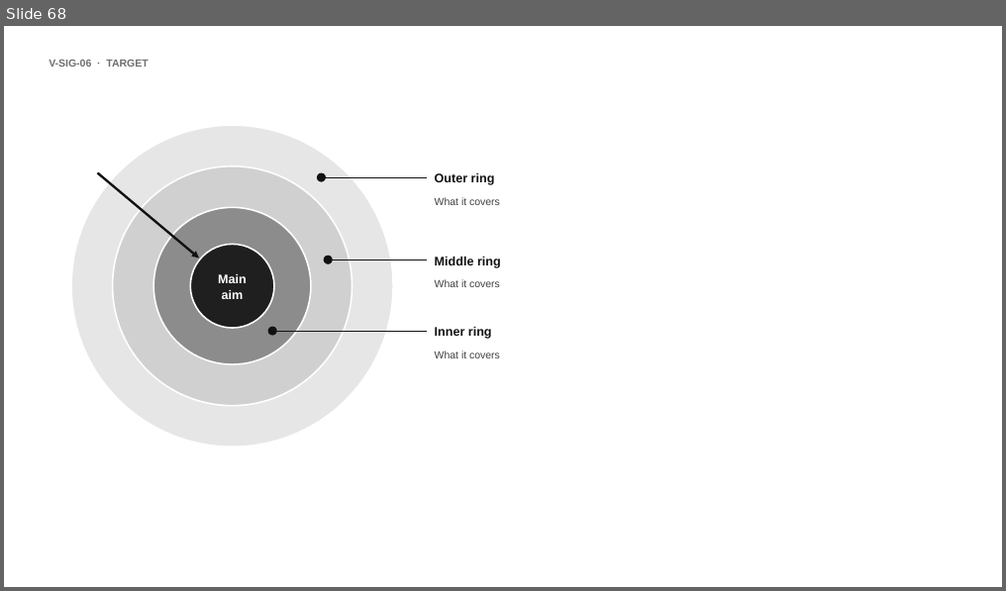
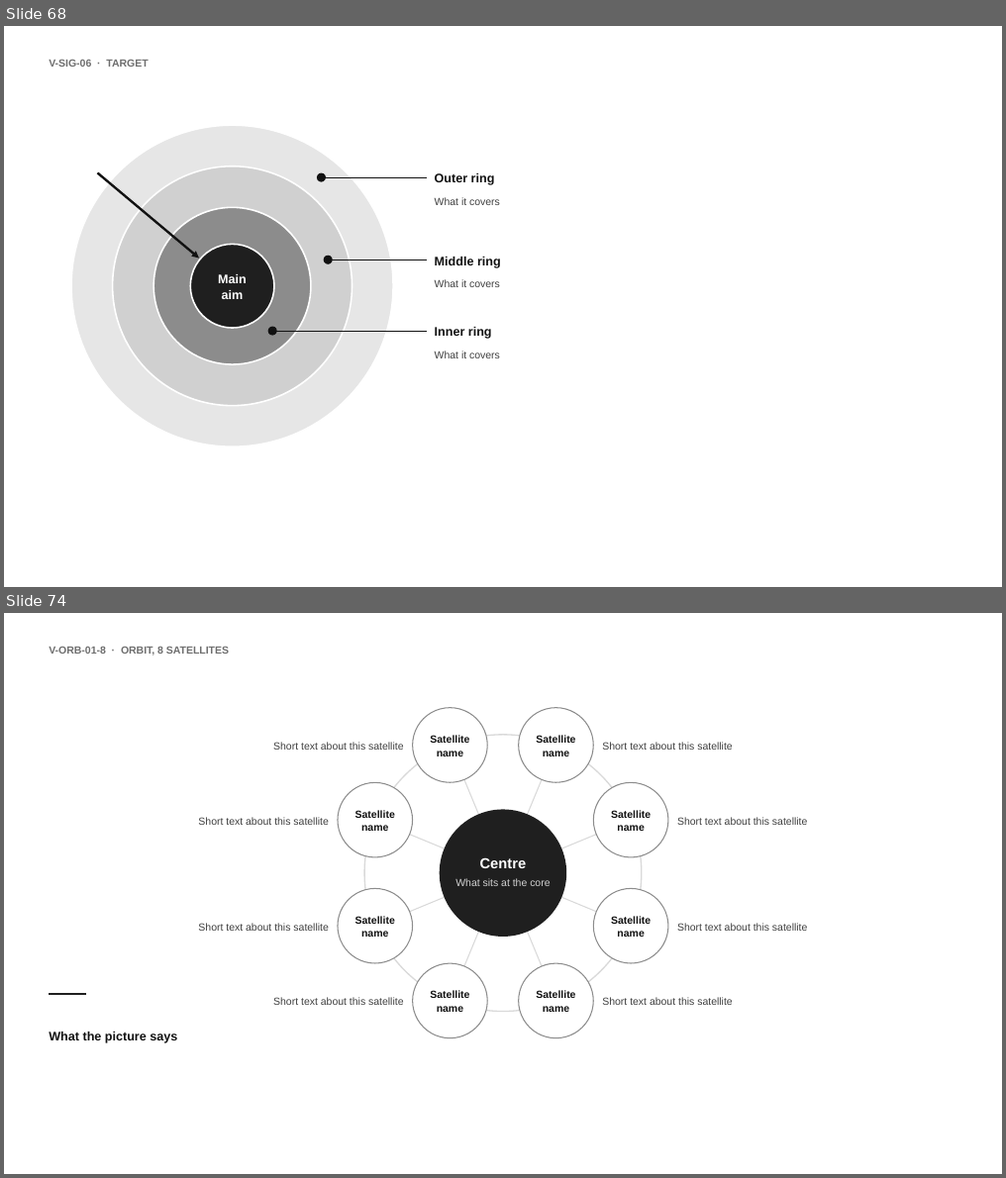
Before and after one commit to MaximeRumpler/Make_Clean_PPTX, a slide deck: skills/make-clean-pptx/assets/visuals.pptx. Shown one above the other, each under a label of ours: slide 68 before the commit, slides 68 and 74 after it; the slides between them are not shown. The pictures are 1006x591 and 1006x1178 pixels, drawn with LibreOffice and Linux fonts; fonts in the diff are those of the drawing. Boxes give left, top, right and bottom in pixels: in the first picture for what was removed or moved away, otherwise in the second. Text is boxed around its words. In the diff, an @@ line names an element or a change of style, - is before the commit and + after.

```diff
--- a/skills/make-clean-pptx/assets/visuals.pptx
+++ b/skills/make-clean-pptx/assets/visuals.pptx
@@ slide 74 added at [4,613,1002,1174], background #FFFFFF @@
@@ text added at [49,646,229,656], 10 pt, text #6E6E6E, bold @@
+V-ORB-01-8 · ORBIT, 8 SATELLITES
@@ group added at [49,708,807,1044]: 19 texts, 10 ellipses, 9 lines @@
+Centre
+What sits at the core
+Satellite name
+Short text about this satellite
+Satellite name
+Short text about this satellite
+Satellite name
+Short text about this satellite
+Satellite name
+Short text about this satellite
+Satellite name
+Short text about this satellite
+Satellite name
+Short text about this satellite
+Satellite name
+Short text about this satellite
+Satellite name
+Short text about this satellite
+What the picture says
```
Also in this commit, not shown: 12 other slides added, 33 other files.
